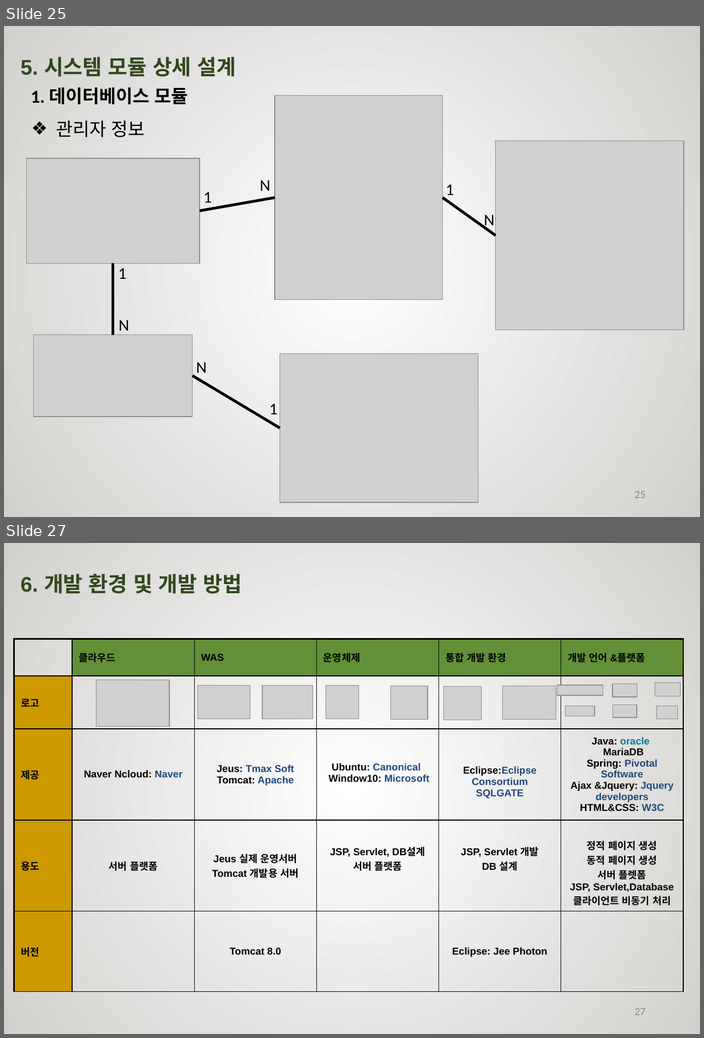
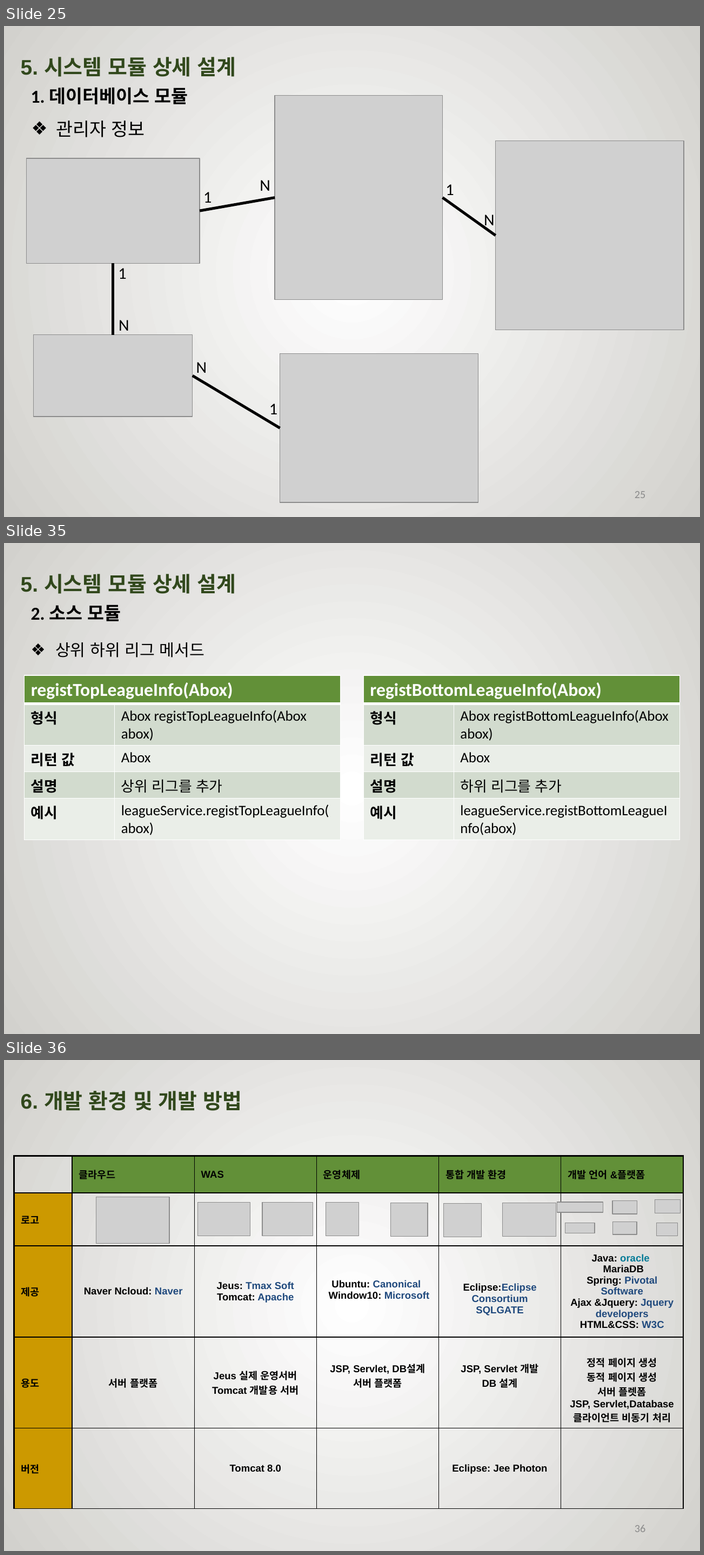
Before and after one commit to rimbong/Webengers, a slide deck: resources/졸작설계서.pptx. Shown one above the other, each under a label of ours: slides 25 and 27 before the commit, slides 25, 35 and 36 after it; the slides between them are not shown. The pictures are 704x1038 and 704x1555 pixels, drawn with LibreOffice and Linux fonts; fonts in the diff are those of the drawing; grey boxes stand for pictures; background and template pictures are left out. Boxes give left, top, right and bottom in pixels: in the first picture for what was removed or moved away, otherwise in the second. Text is boxed around its words. In the diff, an @@ line names an element or a change of style, - is before the commit and + after.

```diff
--- a/resources/졸작설계서.pptx
+++ b/resources/졸작설계서.pptx
@@ slide 35 added at box(4, 543, 700, 1034), background picture (left out) @@
@@ text added at box(21, 574, 236, 594), 40 pt, text #31481C, bold @@
+5. 시스템 모듈 상세 설계
@@ text added at box(31, 605, 121, 621), 20 pt, text #000000, bold @@
+2. 소스 모듈
@@ text added at box(55, 642, 205, 657), 18 pt, text #000000 @@
+❖ 상위 하위 리그 메서드
@@ table added at box(25, 675, 340, 839), 5 rows, 2 columns @@
+registTopLeagueInfo(Abox) | 
+형식 | Abox registTopLeagueInfo(Abox abox)
+리턴 값 | Abox
+설명 | 상위 리그를 추가
+예시 | leagueService.registTopLeagueInfo(abox)
@@ table added at box(363, 675, 679, 839), 5 rows, 2 columns @@
+registBottomLeagueInfo(Abox) | 
+형식 | Abox registBottomLeagueInfo(Abox abox)
+리턴 값 | Abox
+설명 | 하위 리그를 추가
+예시 | leagueService.registBottomLeagueInfo(abox)
@@ what was slide 27 is now slide 36 @@
@@ page number at box(634, 1524, 645, 1532): text changed @@
-27
+36
```
Also in this commit, not shown: 1 slide changed, 8 other slides added.
